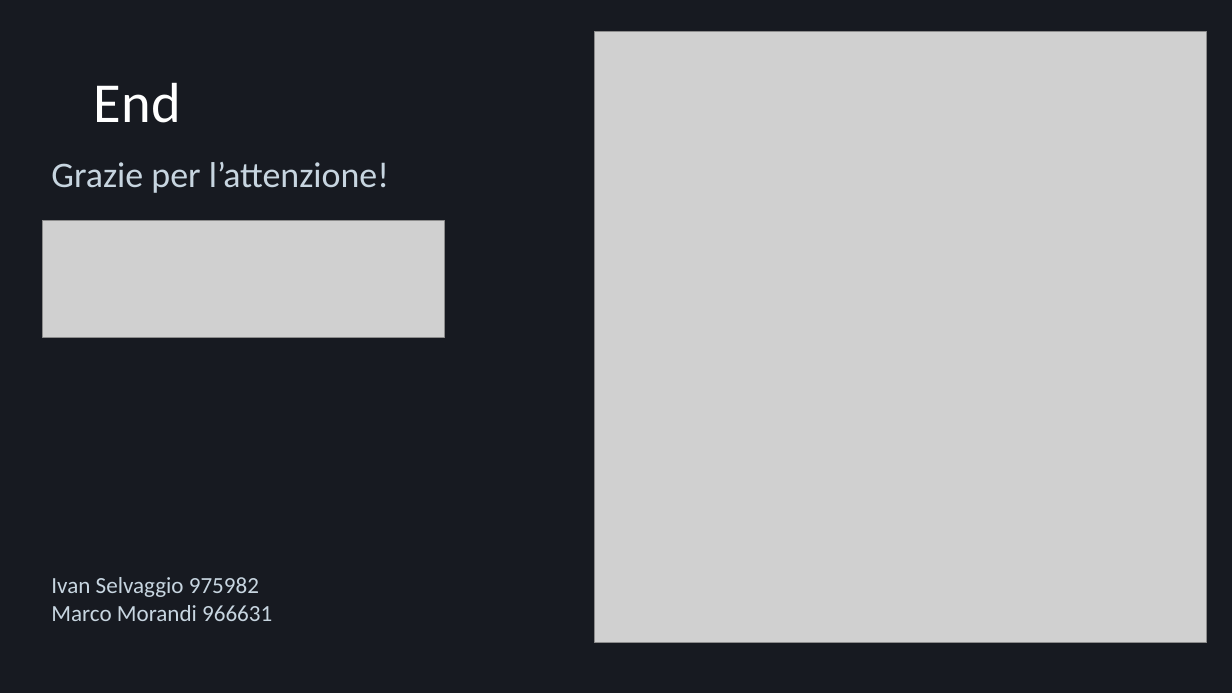
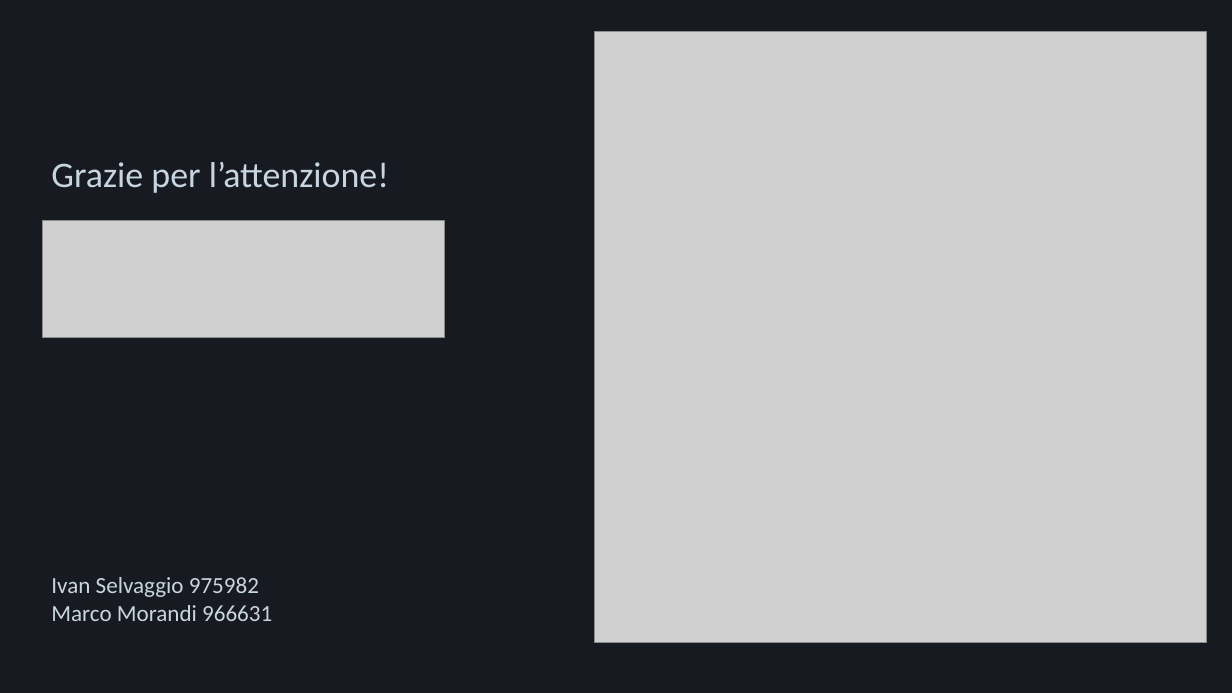
Before and after one commit to Mora11231/VisualizzazioneScientifica, a slide deck: slide 29 of Steam.pptx. Drawn at 1232x693 pixels with LibreOffice and Linux fonts; fonts in the diff are those of the drawing; grey boxes stand for pictures. Boxes give left, top, right and bottom in pixels: in the first picture for what was removed or moved away, otherwise in the second. Text is boxed around its words. In the diff, an @@ line names an element or a change of style, - is before the commit and + after.

```diff
--- a/Steam.pptx
+++ b/Steam.pptx
@@ title removed at [94, 82, 181, 123] @@
-End
```
Also in this commit, not shown: 1 other slide changed.
